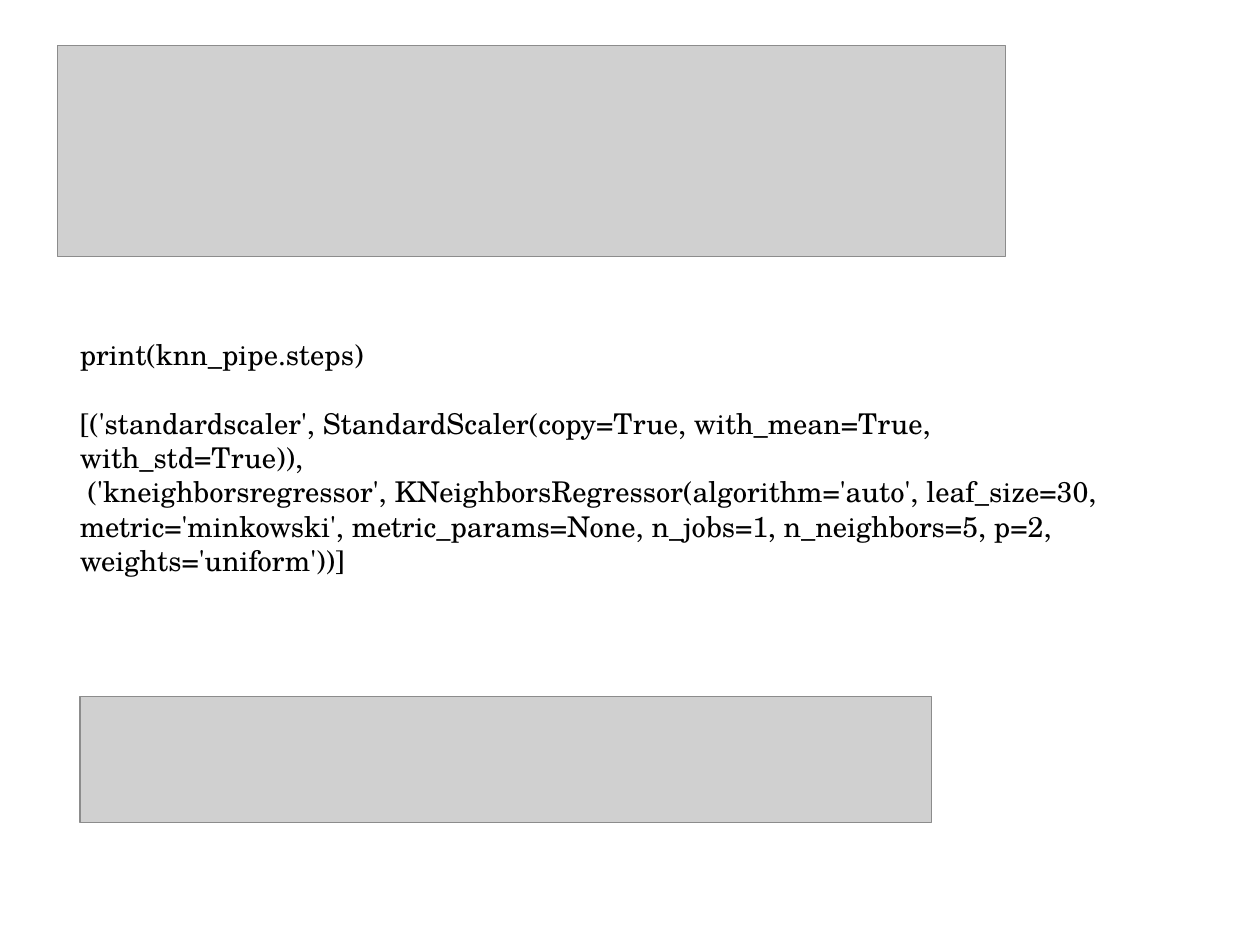
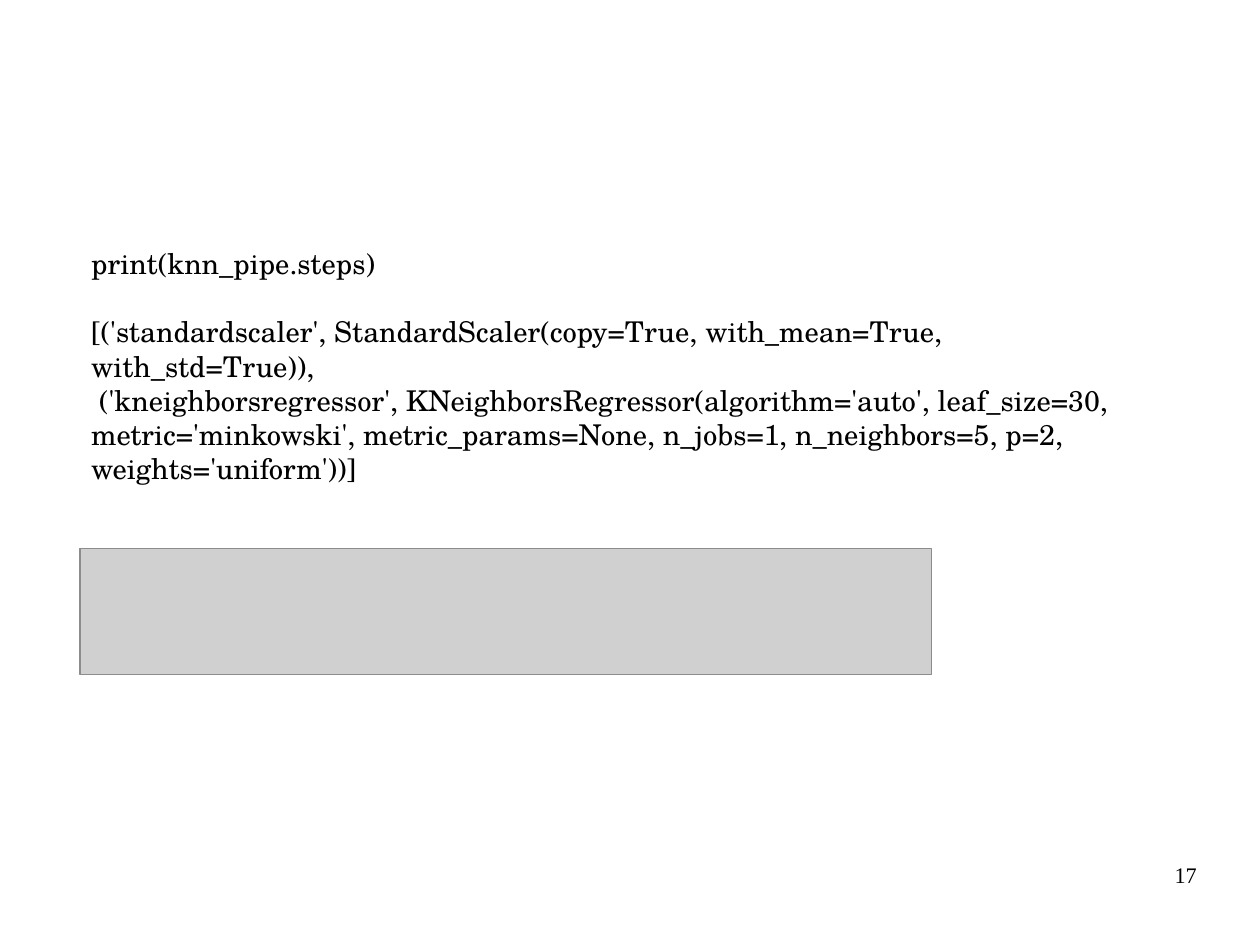
Before and after one commit to amueller/applied_ml_spring_2017, a slide deck: slide 17 of slides/aml-07-020817.odp (slide 16 before the commit). Drawn at 1260x945 pixels with LibreOffice and Linux fonts; fonts in the diff are those of the drawing; grey boxes stand for pictures. Boxes give left, top, right and bottom in pixels: in the first picture for what was removed or moved away, otherwise in the second. Text is boxed around its words. In the diff, an @@ line names an element or a change of style, - is before the commit and + after.

```diff
--- a/slides/aml-07-020817.odp
+++ b/slides/aml-07-020817.odp
@@ picture removed at [57, 46, 1006, 256] @@
@@ text "print(knn_pipe.steps)": place and size @@
-text "print(knn_pipe.steps)" at [80, 344, 1096, 577]
+text "print(knn_pipe.steps)" at [91, 253, 1108, 485]
@@ picture: place and size @@
-picture at [80, 697, 932, 823]
+picture at [80, 549, 932, 675]
@@ page number added at [1175, 868, 1197, 883], 14 pt, text #000000 @@
+17
```
Also in this commit, not shown: 42 other slides changed, 4 slides added, 3 slides removed, 1 other file.
